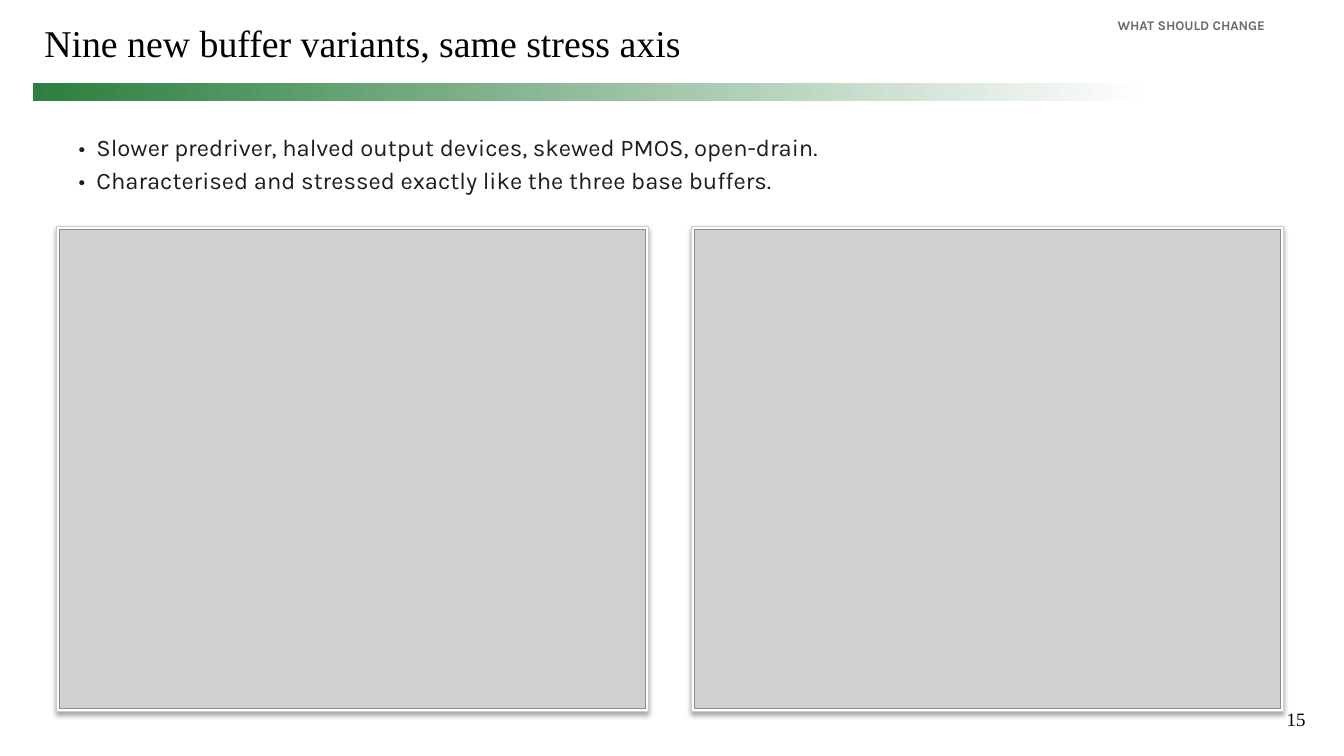
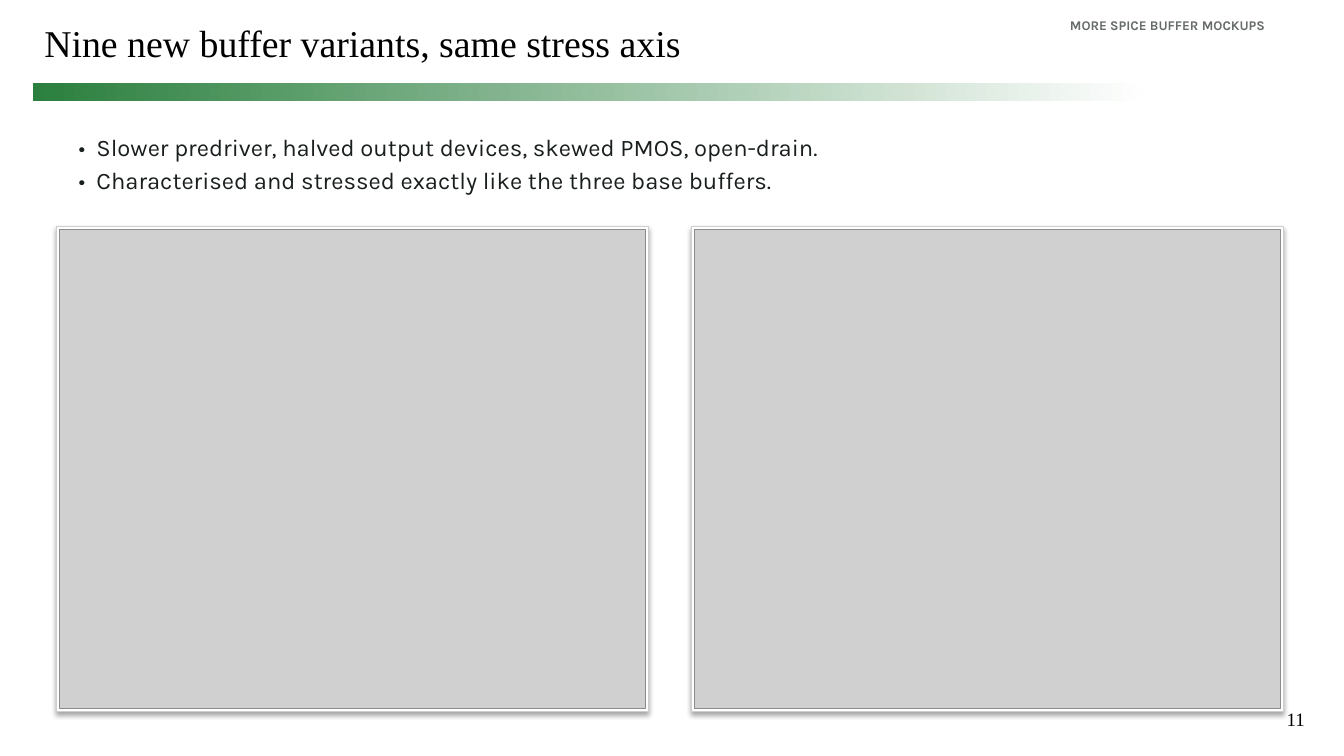
Before and after one commit to simon9721/ibis_comparison, a slide deck: slide 11 of results/meeting_deck_2026-09-04/ibis_pybis_status_2026-09-04.pptx (slide 15 before the commit). Drawn at 1344x756 pixels with LibreOffice and Linux fonts; fonts in the diff are those of the drawing; grey boxes stand for pictures. Boxes give left, top, right and bottom in pixels: in the first picture for what was removed or moved away, otherwise in the second. Text is boxed around its words. In the diff, an @@ line names an element or a change of style, - is before the commit and + after.

```diff
--- a/results/meeting_deck_2026-09-04/ibis_pybis_status_2026-09-04.pptx
+++ b/results/meeting_deck_2026-09-04/ibis_pybis_status_2026-09-04.pptx
@@ text at box(1070, 21, 1265, 30): text changed @@
-WHAT SHOULD CHANGE
+MORE SPICE BUFFER MOCKUPS
@@ page number at box(1287, 713, 1305, 726): text changed @@
-15
+11
```
Also in this commit, not shown: 6 other slides changed, 4 slides added, 8 slides removed, 14 other files.
